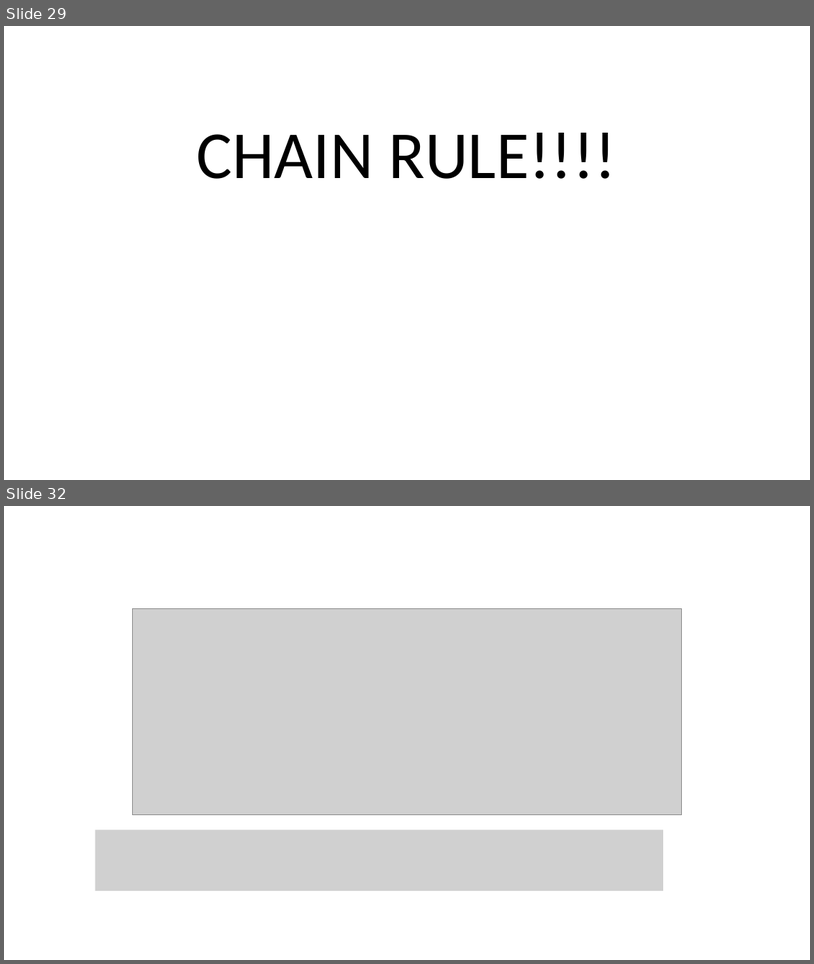
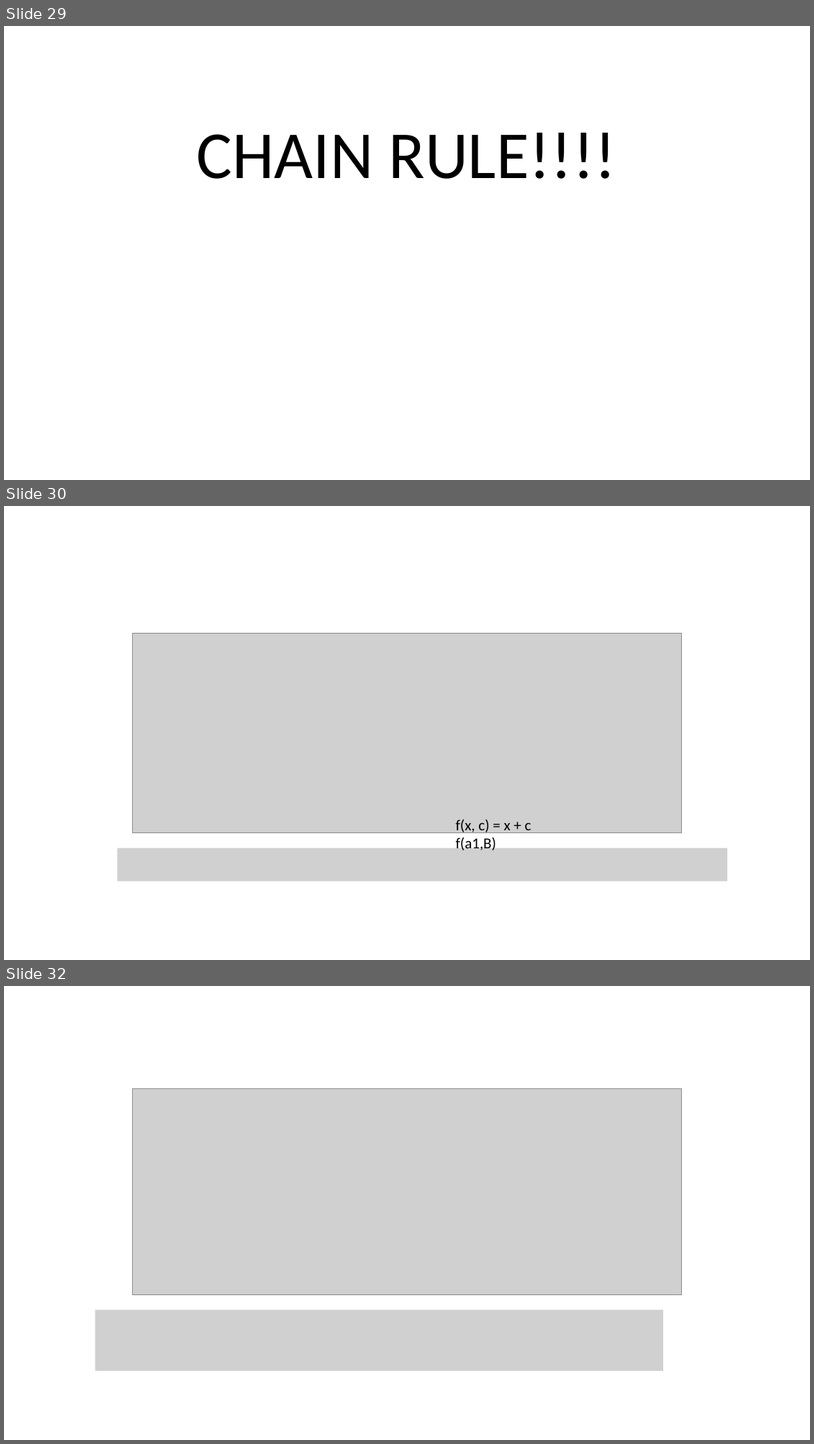
Before and after one commit to snyderjo/Neural-Network-Presentation, a slide deck: secondPart/Neural Networks - pt 2.pptx. Shown one above the other, each under a label of ours: slides 29 and 32 before the commit, slides 29, 30 and 32 after it; the slides between them are not shown. The pictures are 814x964 and 814x1444 pixels, drawn with LibreOffice and Linux fonts; fonts in the diff are those of the drawing; grey boxes stand for pictures. Boxes give left, top, right and bottom in pixels: in the first picture for what was removed or moved away, otherwise in the second. Text is boxed around its words. In the diff, an @@ line names an element or a change of style, - is before the commit and + after.

```diff
--- a/secondPart/Neural Networks - pt 2.pptx
+++ b/secondPart/Neural Networks - pt 2.pptx
@@ slide 30 added at (4,506,810,960), background #FFFFFF @@
@@ picture added at (132,633,682,832) @@
@@ text added at (456,819,532,850), 18 pt, text #000000 @@
+f(x, c) = x + c
+f(a1,B)
@@ picture added at (117,848,728,881) @@
```
Also in this commit, not shown: 16 slides changed, 4 other slides added, 4 slides removed, 2 other files.
